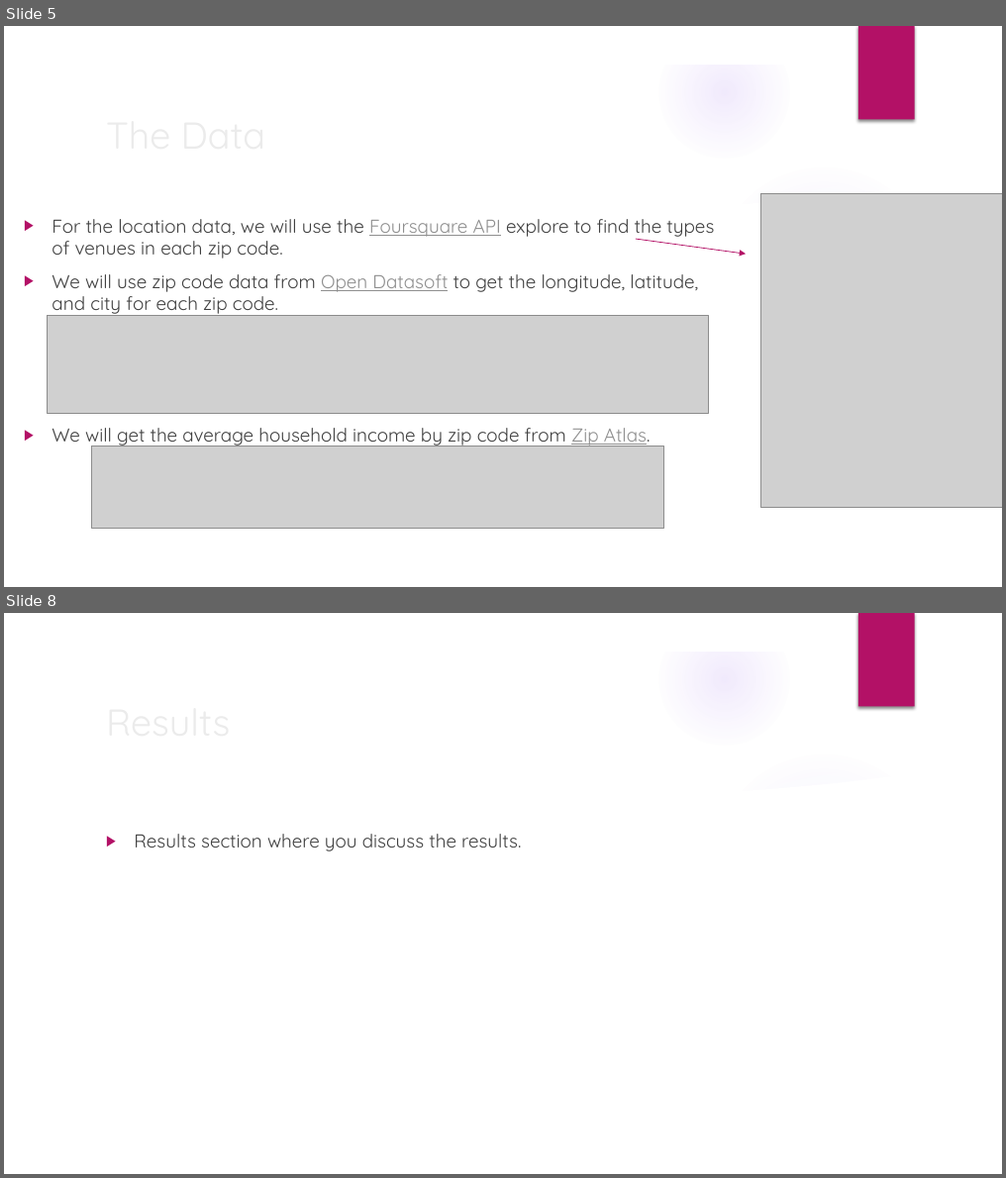
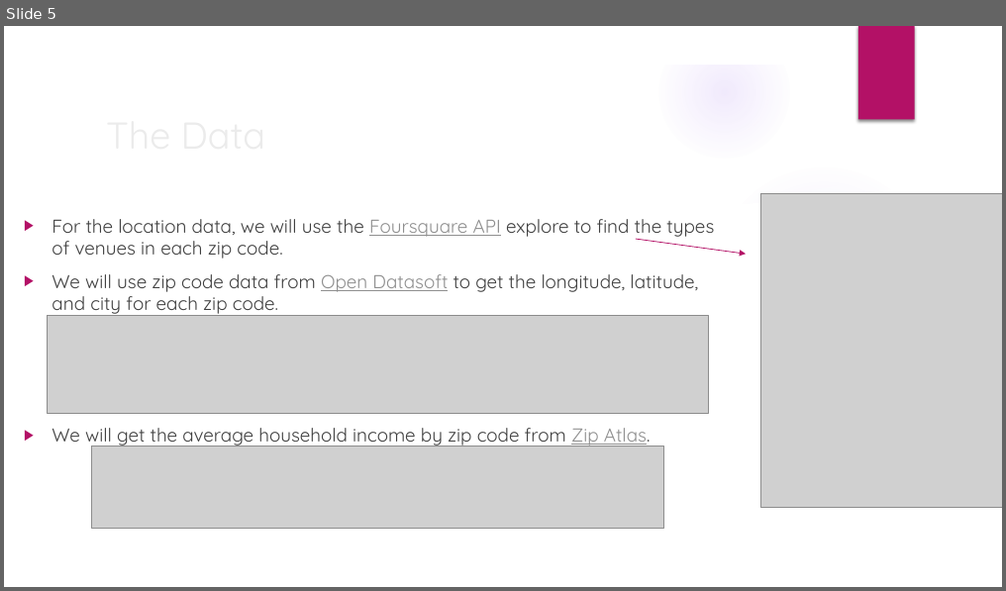
Before and after one commit to emhalls/Capstone, a slide deck: EHallstrom Applied Data Science Capstone.pptx. Shown one above the other, each under a label of ours: slides 5 and 8 before the commit, slide 5 after it; the slides between them are not shown. The pictures are 1006x1178 and 1006x591 pixels, drawn with LibreOffice and Linux fonts; fonts in the diff are those of the drawing; grey boxes stand for pictures; background and template pictures are left out. Boxes give left, top, right and bottom in pixels: in the first picture for what was removed or moved away, otherwise in the second. Text is boxed around its words. In the diff, an @@ line names an element or a change of style, - is before the commit and + after.

```diff
--- a/EHallstrom Applied Data Science Capstone.pptx
+++ b/EHallstrom Applied Data Science Capstone.pptx
@@ slide 8 removed at bbox=[4, 613, 1002, 1174], background picture (left out); not listed: 9 template elements that a slide beside it also shows @@
@@ title removed at bbox=[134, 834, 196, 848] @@
-Results
@@ text removed at bbox=[201, 834, 521, 852] @@
-▶ Results section where you discuss the results.
```
Also in this commit, not shown: 5 slides changed, 2 slides added, 1 other slide removed, 1 other file.
